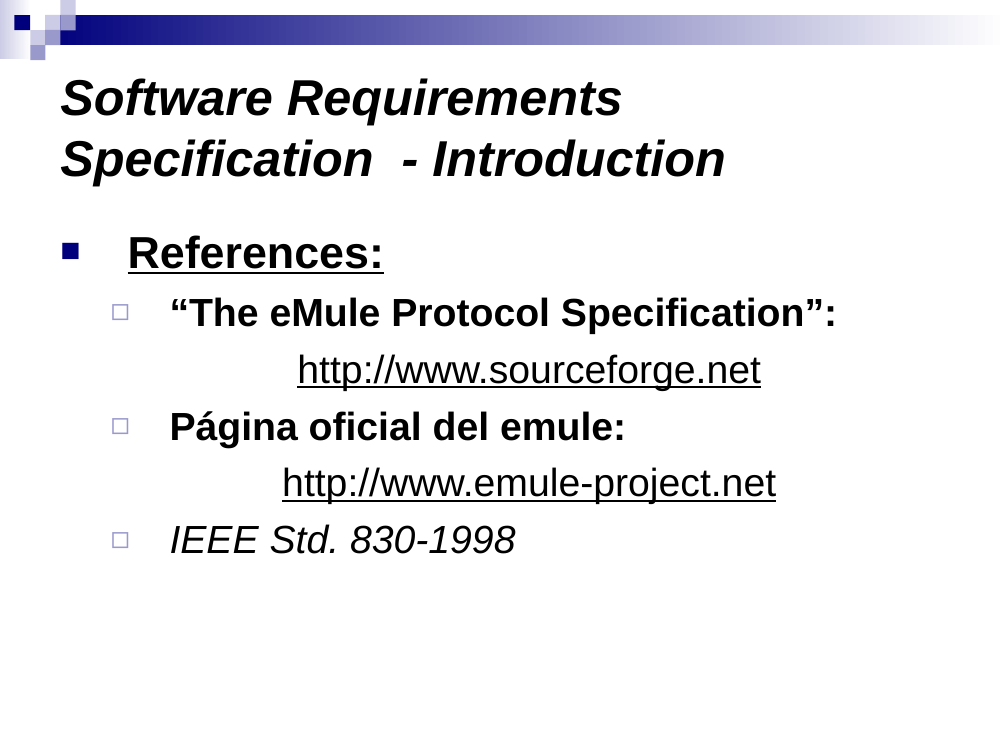
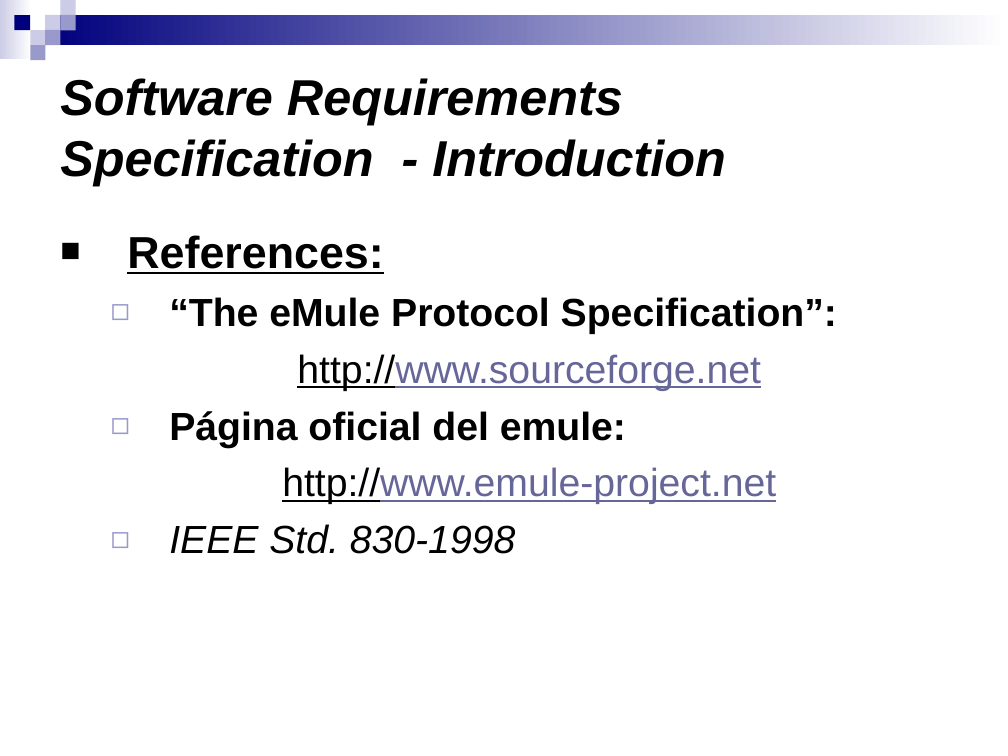
Before and after one commit to salcedonia/egorilla-software-engineering-2008-2009, a slide deck: slide 11 of doc/PresentacionIS.ppt (slide 7 before the commit). Drawn at 1008x756 pixels with LibreOffice and Linux fonts; fonts in the diff are those of the drawing. Boxes give left, top, right and bottom in pixels: in the first picture for what was removed or moved away, otherwise in the second. Text is boxed around its words. In the diff, an @@ line names an element or a change of style, - is before the commit and + after.

```diff
--- a/doc/PresentacionIS.ppt
+++ b/doc/PresentacionIS.ppt
@@ text "References:" at [127,235,837,554]: text colour #000000 to #666699 in "http://www.sourceforge.net", "http://www.emule-project.net"; indent changed; bullet colour #00007D to #000000 @@
```
Also in this commit, not shown: 45 other slides changed, 4 slides added.
